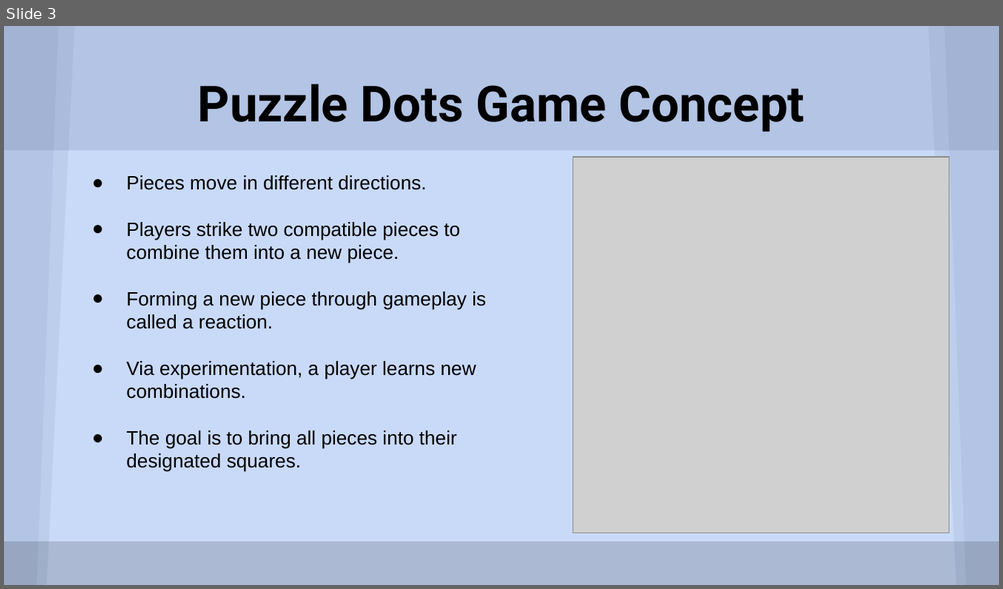
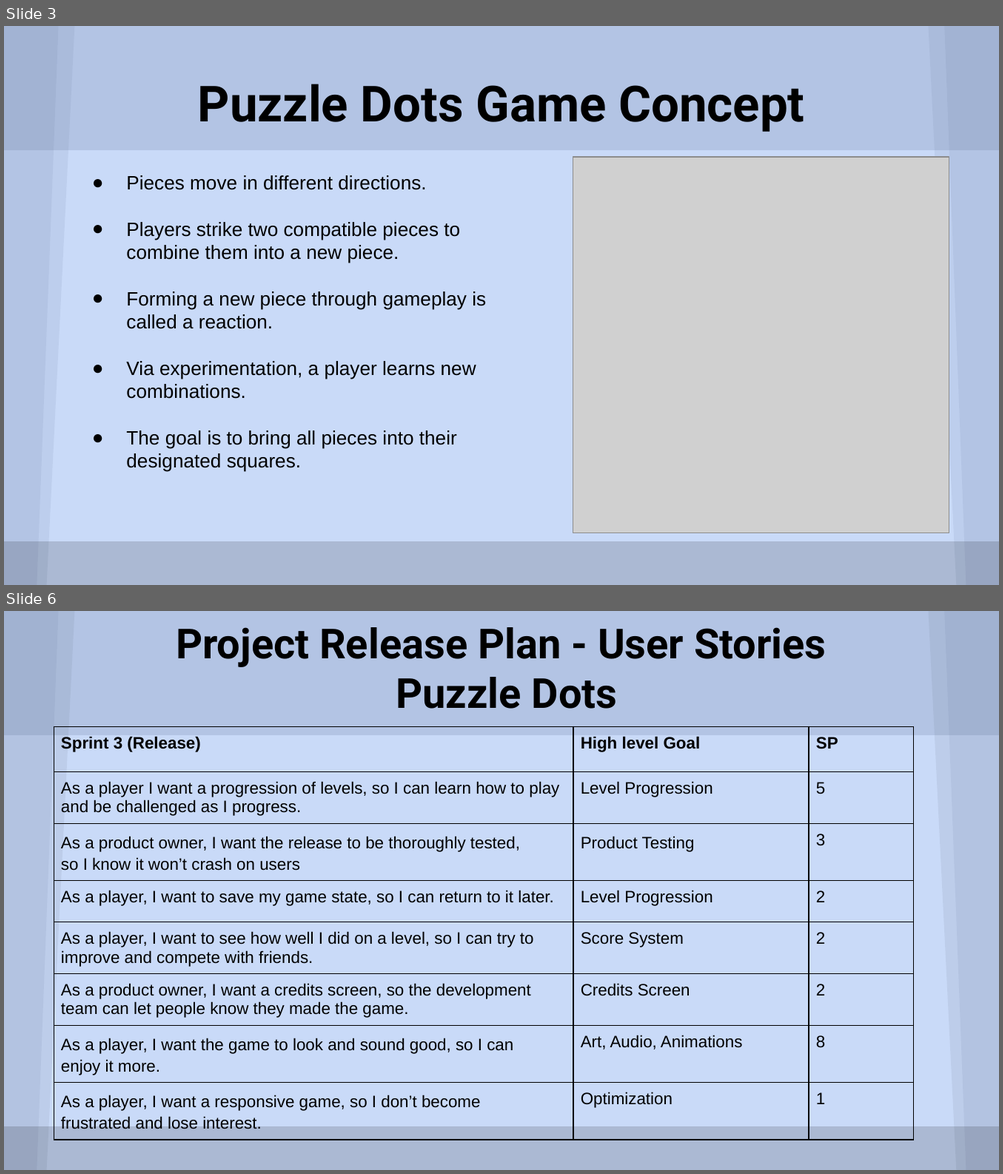
Before and after one commit to JeffreyBPetersen/Llama-Food-Puzzle-Game, a slide deck: CS115 LF Presentation.pptx. Shown one above the other, each under a label of ours: slide 3 before the commit, slides 3 and 6 after it; the slides between them are not shown. The pictures are 1003x589 and 1003x1174 pixels, drawn with LibreOffice and Linux fonts; fonts in the diff are those of the drawing; grey boxes stand for pictures. Boxes give left, top, right and bottom in pixels: in the first picture for what was removed or moved away, otherwise in the second. Text is boxed around its words. In the diff, an @@ line names an element or a change of style, - is before the commit and + after.

Commit message:
Revise Presentation and Release Plan
Final drafts for power-point presentation and release plan.

```diff
--- a/CS115 LF Presentation.pptx
+++ b/CS115 LF Presentation.pptx
@@ slide 6 added at <box>4,611,999,1170</box>, background #C9DAF8; not listed: 4 template elements that a slide beside it also shows @@
@@ freeform shape added at <box>4,611,74,1170</box>, fill #5A6378 at 10% opacity @@
@@ title added at <box>176,627,825,709</box>, 30 pt, text #000000, bold @@
+Project Release Plan - User Stories
+Puzzle Dots
@@ freeform shape added at <box>928,611,999,1170</box>, fill #5A6378 at 10% opacity @@
@@ table added at <box>54,726,913,1133</box>, 8 rows, 3 columns @@
+Sprint 3 (Release) | High level Goal | SP
+As a player I want a progression of levels, so I can learn how to play and be challenged as I progress. | Level Progression | 5
+As a product owner, I want the release to be thoroughly tested, so I know it won’t crash on users | Product Testing | 3
+As a player, I want to save my game state, so I can return to it later. | Level Progression | 2
+As a player, I want to see how well I did on a level, so I can try to improve and compete with friends. | Score System | 2
+As a product owner, I want a credits screen, so the development team can let people know they made the game. | Credits Screen | 2
+As a player, I want the game to look and sound good, so I can enjoy it more. | Art, Audio, Animations | 8
+As a player, I want a responsive game, so I don’t become frustrated and lose interest. | Optimization | 1
```
Also in this commit, not shown: 3 slides changed, 1 other slide added, 1 slide removed, 1 other file.
